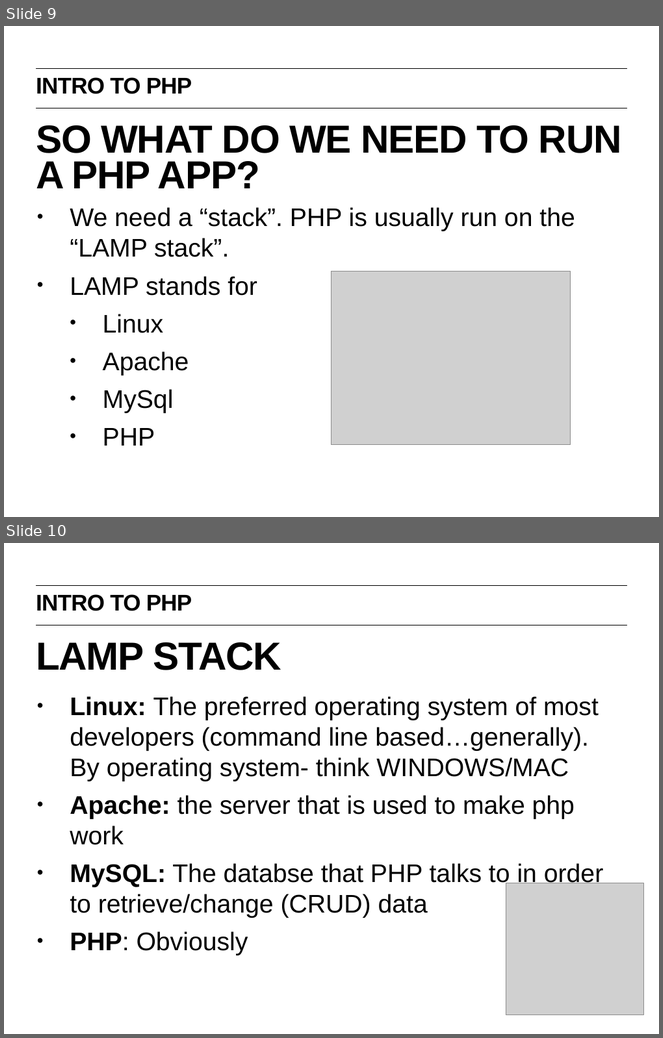
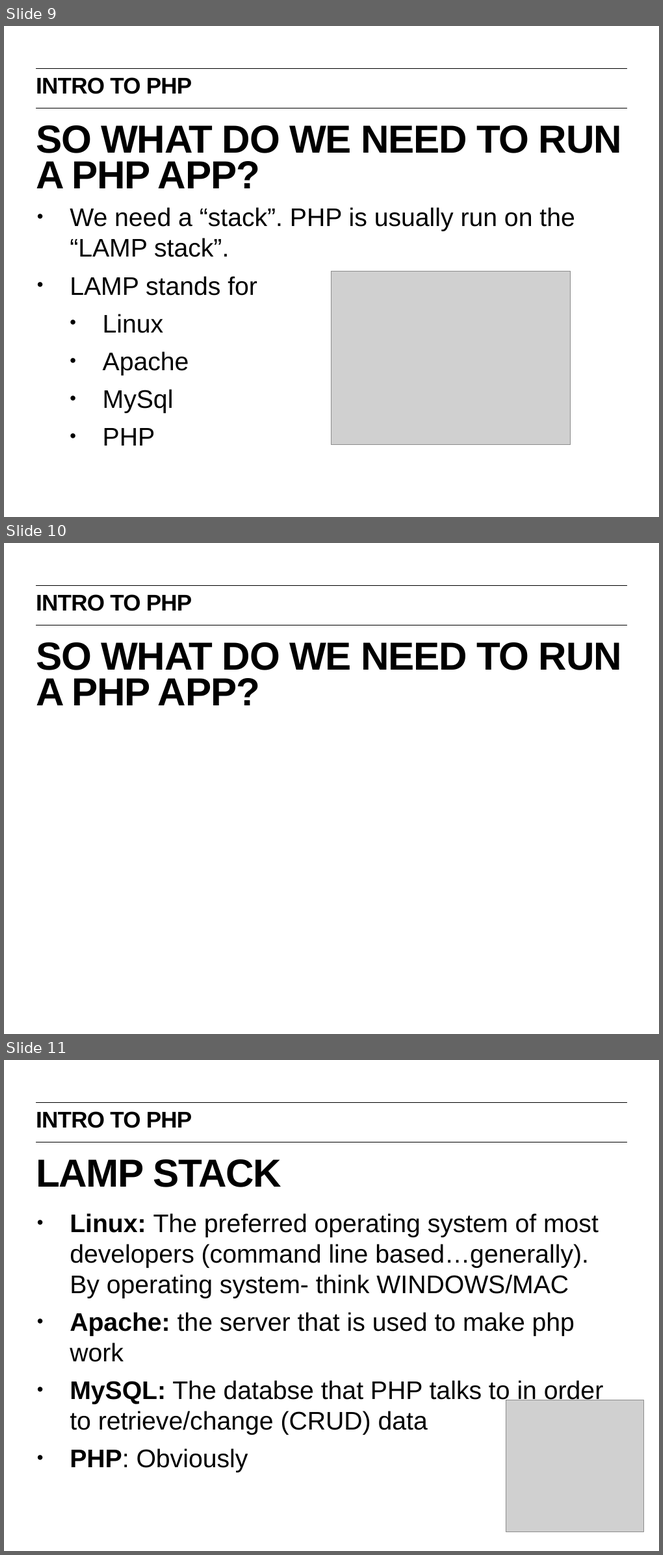
Before and after one commit to ferninphilly/developIntelligence, a slide deck: General_Assembly/IntroToPHP.pptx. Shown one above the other, each under a label of ours: slides 9 and 10 before the commit, slides 9, 10 and 11 after it. The pictures are 663x1038 and 663x1555 pixels, drawn with LibreOffice and Linux fonts; fonts in the diff are those of the drawing; grey boxes stand for pictures. Boxes give left, top, right and bottom in pixels: in the first picture for what was removed or moved away, otherwise in the second. Text is boxed around its words. In the diff, an @@ line names an element or a change of style, - is before the commit and + after.

```diff
--- a/General_Assembly/IntroToPHP.pptx
+++ b/General_Assembly/IntroToPHP.pptx
@@ slide 10 added at [4,543,659,1034], background #FFFFFF; not listed: 2 template elements that a slide beside it also shows @@
@@ text added at [36,594,192,611], 25 pt, text #000000, bold @@
+INTRO TO PHP
@@ title added at [36,642,622,705], 43 pt, text #000000, bold @@
+SO WHAT DO WE NEED TO RUN A PHP APP?
@@ what was slide 10 is now slide 11 @@
```
Also in this commit, not shown: 4 other files.
